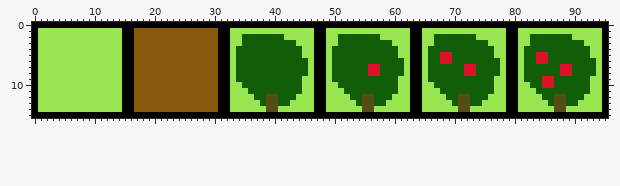
Sprite sheet: assets/tiles.png. That is the earlier state.
The file is 96x16 pixels.
Now the later version:
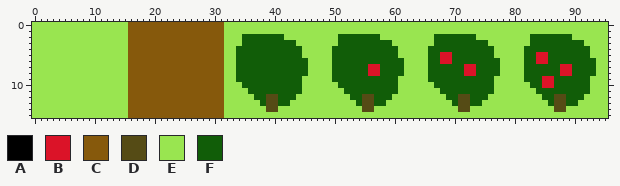
Palette (. is transparent): A #000000  B #db1328  C #86590c  D #554b15  E #99e550  F #115d08
Diff:
Colour A becomes colour C in row 0 at x 16 to 31; in rows 1 to 14 at x 16 and 31; in row 15 at x 16 to 31.
Colour A becomes colour E in row 0 at x 0 to 15 and 32 to 95; in rows 1 to 14 at x 0, 15, 32, 47 to 48, 63 to 64, 79 to 80 and 95; in row 15 at x 0 to 15 and 32 to 95.
